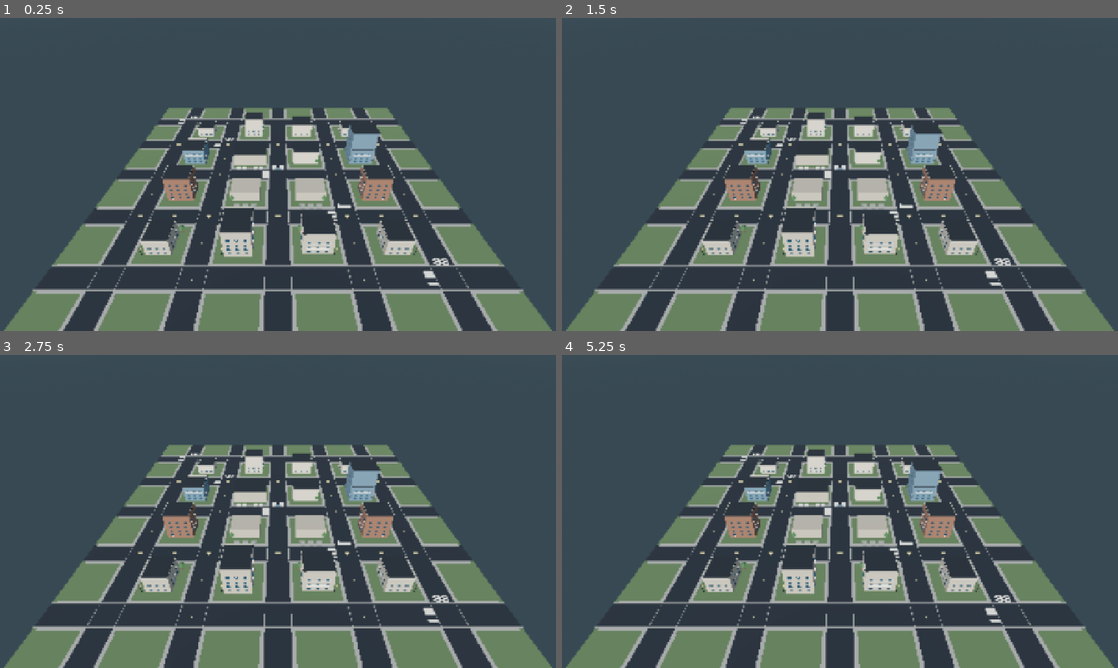
Above: before the commit, frames 1-4 (two rows, left to right).
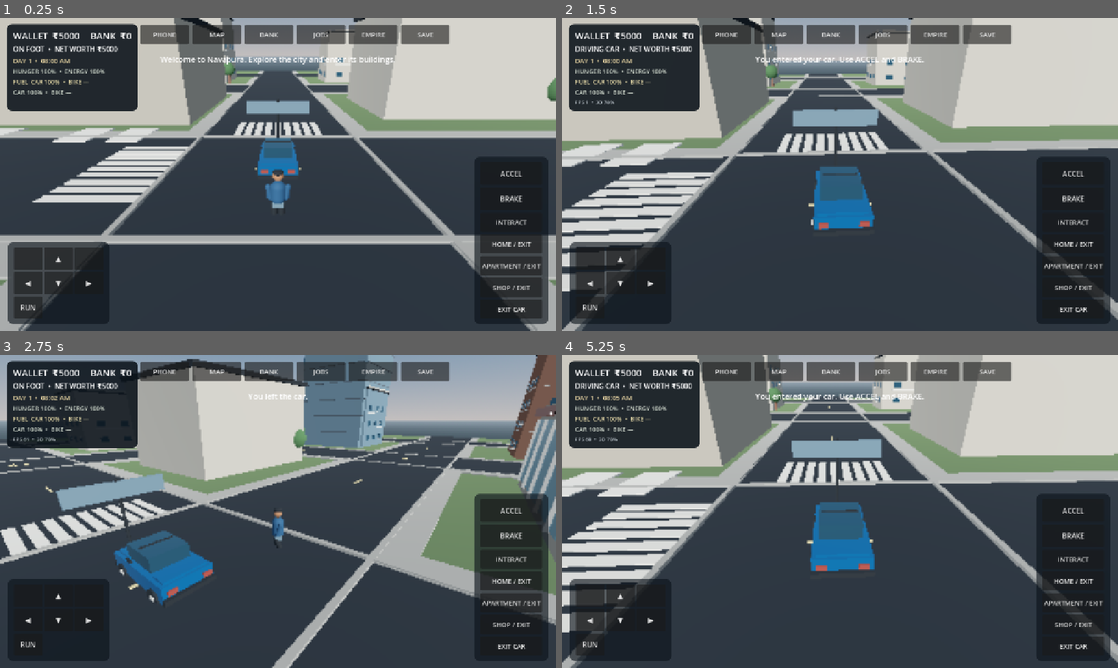
Above: after the commit, the same moments.

Repository: g82202773-coder/-blue-orbit-731
Game: Godot game, scene res://scenes/main.tscn
The game is run twice, just before and just after one commit, with the same random seed, the same clock (stepped at 60 frames per second) and the same inputs.
Inputs (mouse positions are in pixels of both pictures, inside the frame that each line leads up to):
- Up to frame 1 (0.25 s): no input
- Up to frame 2 (1.5 s): move the mouse to (962, 158) at 0.52 s; hold D (move_right) 0.53-1.25 s; tap E (interact) at 0.6 s; click (962, 158) at 0.67 s; drag from (728, 190) to (812, 237) at 1.27 s
- Up to frame 3 (2.75 s): move the mouse to (333, 442) at 2.02 s; hold D (move_right) from 2.03 s (still down); hold Shift (run) from 2.03 s (still down); tap E (interact) at 2.3 s
- Up to frame 4 (5.25 s): release D (move_right) at 2.75 s; release Shift (run) at 2.75 s; drag from (812, 574) to (673, 464) at 2.77 s; move the mouse to (1006, 558) at 3.52 s; hold A (move_left) 3.53-4.25 s; tap E (interact) at 3.6, 5.1 s; drag from (673, 464) to (756, 433) at 4.27 s; move the mouse to (867, 511) at 5.02 s; hold S (move_back) from 5.03 s (still down); click (867, 511) at 5.17 s

The runs differ from the first frame. In frame 1, 71% of the frame differs, in the area x 0-100%, y 0-100%; in frame 2, 76%; in frame 3, 74%; in frame 4, 75%.

Commit message:
Restore playable city exploration and existing gameplay systems

Diff:
--- a/scripts/main.gd
+++ b/scripts/main.gd
@@ -104,15 +104,89 @@
 var right_pad: PanelContainer
 
 func _ready() -> void:
-    # City showcase mode: render Navapura only. No player, vehicles, pedestrians,
-    # missions, HUD, economy interactions, or gameplay actors are instantiated.
+    # Playable city build: restore exploration, touch controls, persistence and
+    # existing property systems while retaining the new Navapura landmarks.
     Engine.max_fps = 60
     get_viewport().scaling_3d_scale = 0.78
+    GameState.state_changed.connect(_refresh_ui)
+    GameState.toast_requested.connect(_show_toast)
     _create_materials()
     _build_environment()
     _build_city()
     _build_city_landmarks()
-    _build_city_showcase_camera()
+    _build_traffic()
+    _build_pedestrians()
+    _build_fuel_station()
+    _build_home_property()
+    _build_shop_interior()
+    _build_apartment_property()
+    _build_player()
+    _build_car()
+    if GameState.bike_owned:
+        _build_bike()
+    _build_job_markers()
+    job_stage = GameState.active_job_stage
+    job_title = GameState.active_job_title
+    job_reward_active = GameState.active_job_reward
+    if job_stage > 0:
+        pickup_marker.global_position = GameState.active_job_pickup_position
+        drop_marker.global_position = GameState.active_job_destination_position
+        pickup_marker.visible = job_stage == 1
+        drop_marker.visible = job_stage == 2
+    _build_hud()
+    car.global_position = GameState.car_position
+    car.rotation.y = GameState.car_rotation_y
+    if is_instance_valid(bike):
+        bike.global_position = GameState.bike_position
+        bike.rotation.y = GameState.bike_rotation_y
+    player.global_position = GameState.player_position
+    if player.global_position.y < 0.8:
+        player.global_position.y = 1.0
+    if GameState.inside_home and GameState.home_owned:
+        GameState.inside_shop = false
+        GameState.inside_apartment = false
+        home_interior.show()
+        shop_interior.hide()
+        apartment_interior.hide()
+        GameState.was_driving = false
+        camera_distance = 5.5
+    elif GameState.inside_shop and GameState.shop_owned:
+        GameState.inside_home = false
+        GameState.inside_apartment = false
+        home_interior.hide()
+        shop_interior.show()
+        apartment_interior.hide()
+        GameState.was_driving = false
+        camera_distance = 5.5
+    elif GameState.inside_apartment and GameState.apartment_owned:
+        GameState.inside_home = false
+        GameState.inside_shop = false
+        home_interior.hide()
+        shop_interior.hide()
+        apartment_interior.show()
+        GameState.was_driving = false
+        camera_distance = 5.5
+    else:
+        GameState.inside_home = false
+        GameState.inside_shop = false
+        GameState.inside_apartment = false
+        home_interior.hide()
+        shop_interior.hide()
+        apartment_interior.hide()
+    if GameState.was_driving:
+        active_vehicle_kind = GameState.active_vehicle_kind
+        if active_vehicle_kind == "motorbike" and is_instance_valid(bike):
+            active_vehicle = bike
+        else:
+            active_vehicle_kind = "car"
+            active_vehicle = car
+        driving = true
+        player.global_position = active_vehicle.global_position + Vector3(0.0, 0.1, 0.0)
+        player.hide()
+        player.collision_layer = 0
+        player.collision_mask = 0
+    _refresh_ui()
+    _show_toast("Welcome to Navapura. Explore the city and enter its buildings.")
 
 func _build_city_showcase_camera() -> void:
     var showcase_camera := Camera3D.new()
